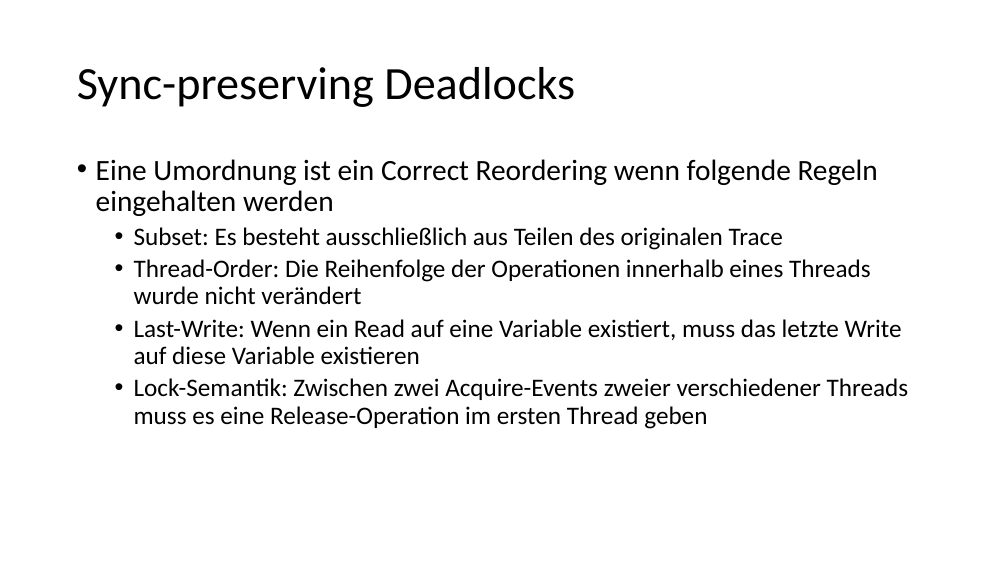
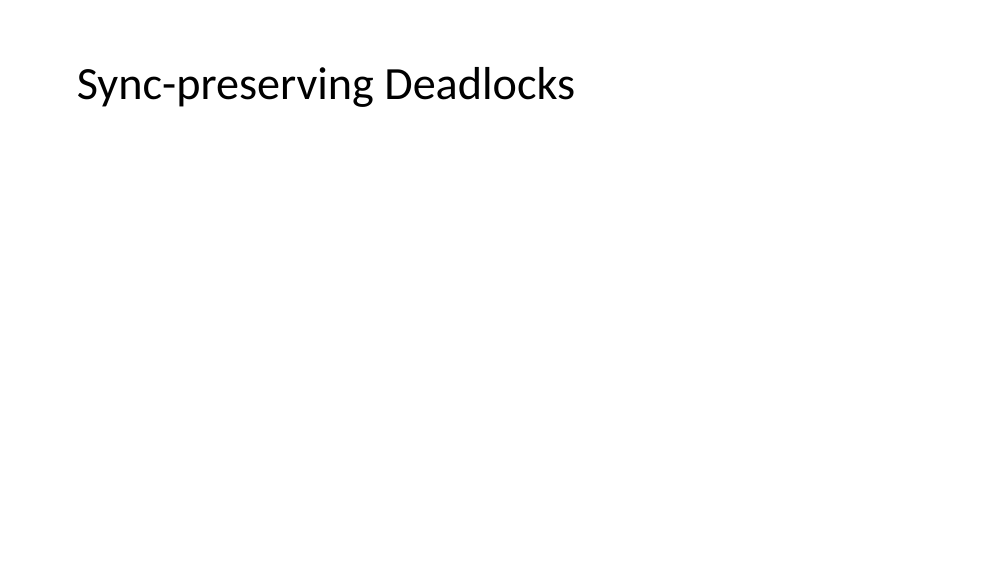
Before and after one commit to HuBaX/Seminararbeit, a slide deck: slide 22 of Sound Dynamic Deadlock Prediction in Linear Time.pptx (slide 20 before the commit). Drawn at 1008x567 pixels with LibreOffice and Linux fonts; fonts in the diff are those of the drawing; grey boxes stand for pictures. Boxes give left, top, right and bottom in pixels: in the first picture for what was removed or moved away, otherwise in the second. Text is boxed around its words. In the diff, an @@ line names an element or a change of style, - is before the commit and + after.

Commit message:
Final presentation

```diff
--- a/Sound Dynamic Deadlock Prediction in Linear Time.pptx
+++ b/Sound Dynamic Deadlock Prediction in Linear Time.pptx
@@ text removed at (96, 159, 909, 429) @@
-• Eine Umordnung ist ein Correct Reordering wenn folgende Regeln eingehalten werden
-  • Subset: Es besteht ausschließlich aus Teilen des originalen Trace
-  • Thread-Order: Die Reihenfolge der Operationen innerhalb eines Threads wurde nicht verändert
-  • Last-Write: Wenn ein Read auf eine Variable existiert, muss das letzte Write auf diese Variable existieren
-  • Lock-Semantik: Zwischen zwei Acquire-Events zweier verschiedener Threads muss es eine Release-Operation im ersten Thread geben
```
Also in this commit, not shown: 9 other slides changed, 3 slides added, 1 slide removed, 1 other file.
